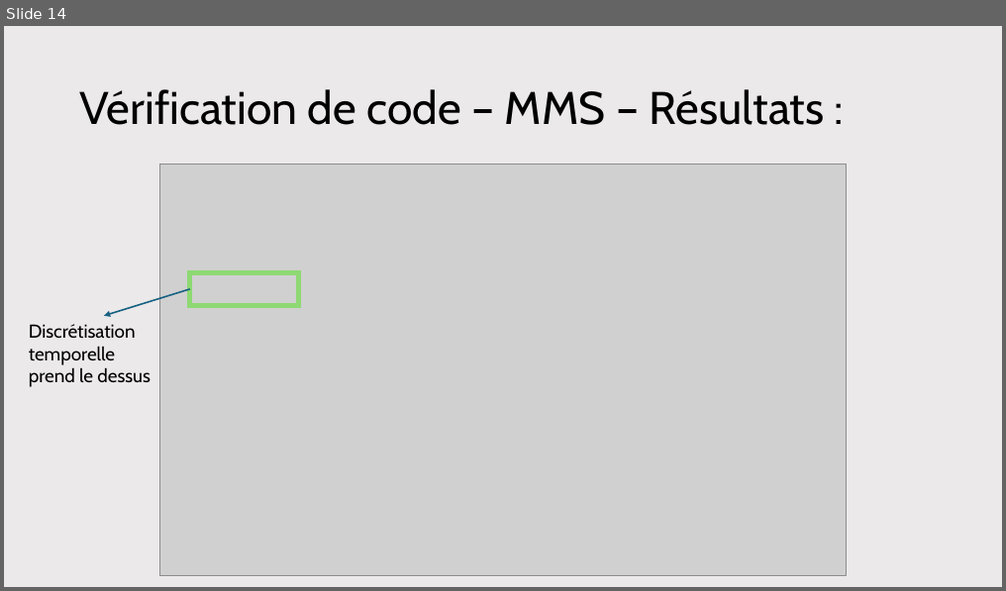
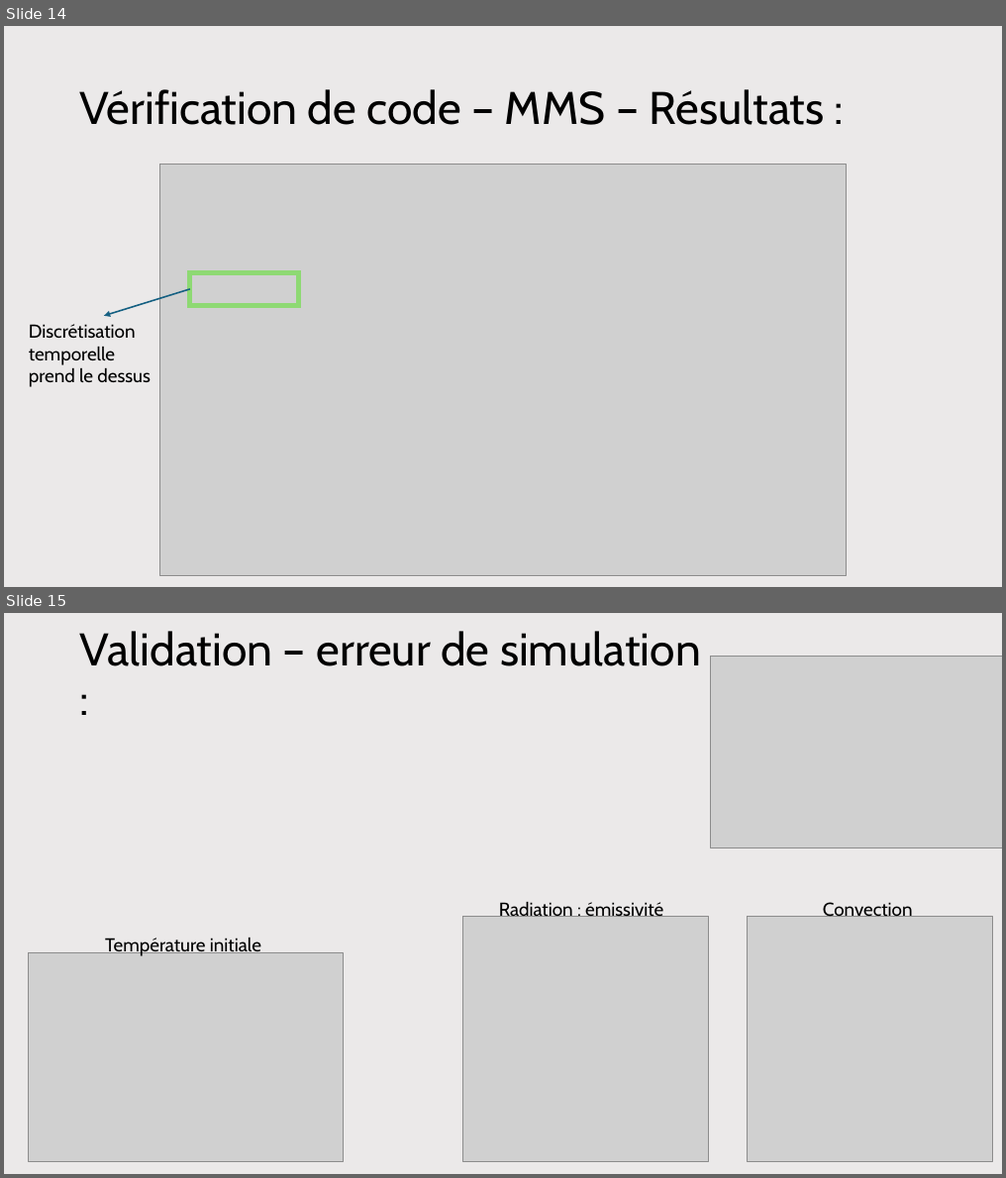
Before and after one commit to antoine-pt/MEC8211, a slide deck: projet_final/projet_final/MEC8211-Projet-final-Presentation.pptx. Shown one above the other, each under a label of ours: slide 14 before the commit, slides 14 and 15 after it. The pictures are 1006x591 and 1006x1178 pixels, drawn with LibreOffice and Linux fonts; fonts in the diff are those of the drawing; grey boxes stand for pictures. Boxes give left, top, right and bottom in pixels: in the first picture for what was removed or moved away, otherwise in the second. Text is boxed around its words. In the diff, an @@ line names an element or a change of style, - is before the commit and + after.

Commit message:
PWP partie validation v1
Partie validation en cours de construction

```diff
--- a/projet_final/projet_final/MEC8211-Projet-final-Presentation.pptx
+++ b/projet_final/projet_final/MEC8211-Projet-final-Presentation.pptx
@@ slide 15 added at (x1=4, y1=613, x2=1002, y2=1174), background #EBE9E9 @@
@@ title added at (x1=80, y1=631, x2=701, y2=666), 44 pt, text #000000 @@
+Validation – erreur de simulation :
@@ picture added at (x1=710, y1=656, x2=1002, y2=848) @@
@@ text added at (x1=499, y1=902, x2=663, y2=917), 18 pt, text #000000 @@
+Radiation : émissivité
@@ text added at (x1=823, y1=902, x2=913, y2=917), 18 pt, text #000000 @@
+Convection
@@ text added at (x1=105, y1=938, x2=261, y2=957), 18 pt, text #000000 @@
+Température initiale
@@ picture added at (x1=463, y1=916, x2=709, y2=1161) @@
@@ picture added at (x1=747, y1=916, x2=993, y2=1161) @@
@@ picture added at (x1=28, y1=953, x2=344, y2=1161) @@
```
Also in this commit, not shown: 5 other slides added.
